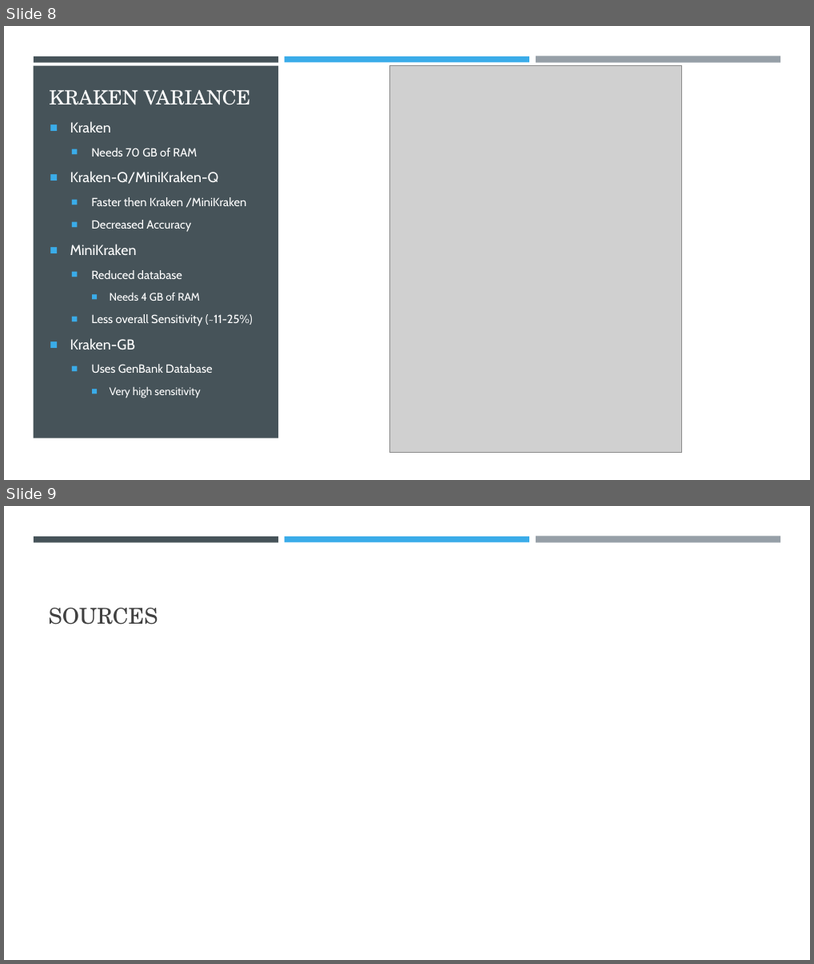
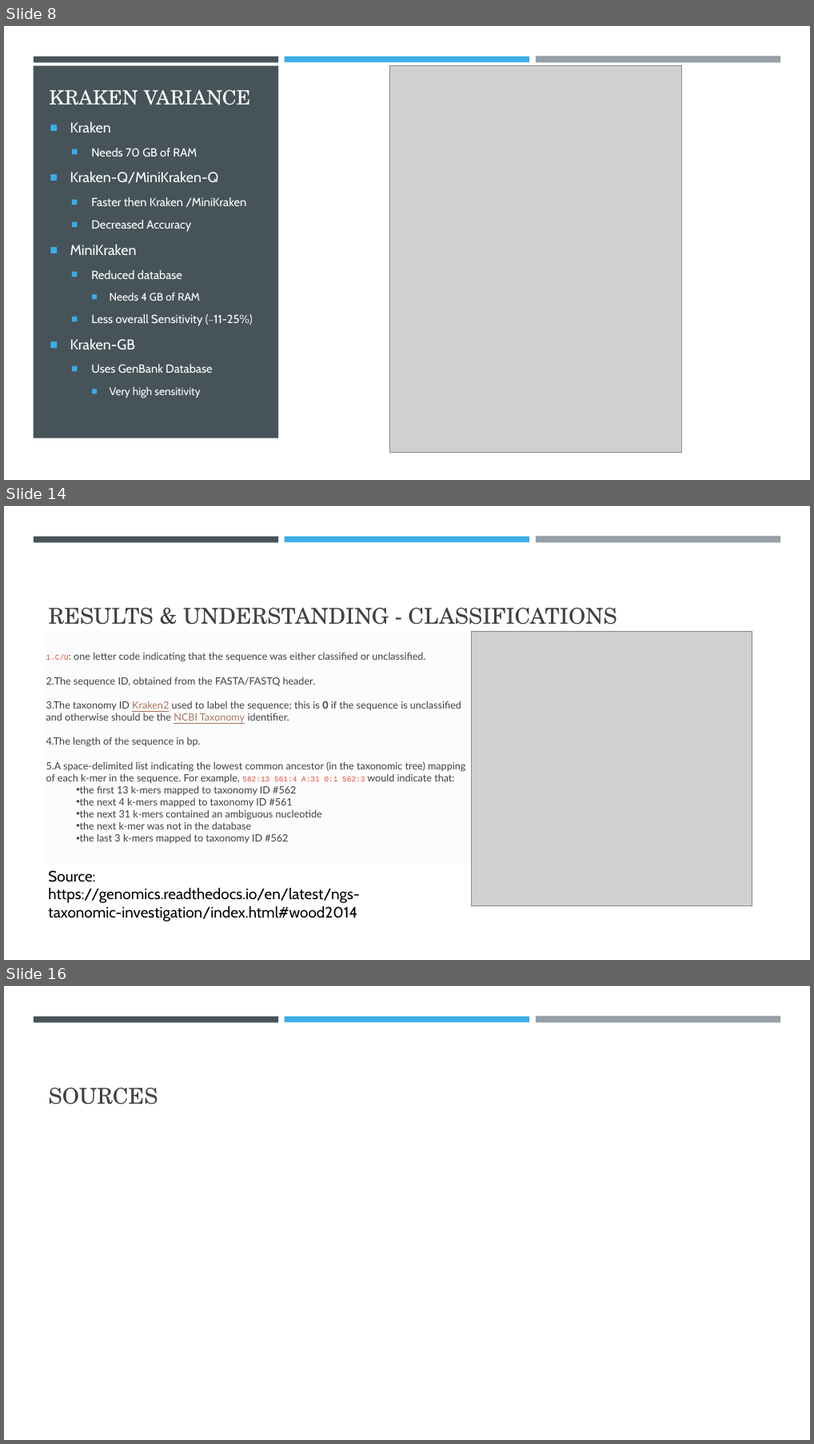
Before and after one commit to CodyScully/ECE450_tutorial_8_Kraken, a slide deck: Tutorial_8_Kraken.pptx. Shown one above the other, each under a label of ours: slides 8 and 9 before the commit, slides 8, 14 and 16 after it; the slides between them are not shown. The pictures are 814x964 and 814x1444 pixels, drawn with LibreOffice and Linux fonts; fonts in the diff are those of the drawing; grey boxes stand for pictures. Boxes give left, top, right and bottom in pixels: in the first picture for what was removed or moved away, otherwise in the second. Text is boxed around its words. In the diff, an @@ line names an element or a change of style, - is before the commit and + after.

```diff
--- a/Tutorial_8_Kraken.pptx
+++ b/Tutorial_8_Kraken.pptx
@@ slide 14 added at [4, 506, 810, 960], background #FFFFFF; not listed: 3 template elements that a slide beside it also shows @@
@@ title added at [49, 608, 617, 624], 26 pt, text #404040 @@
+RESULTS & UNDERSTANDING - CLASSIFICATIONS
@@ picture added at [472, 632, 753, 906] @@
@@ text added at [46, 652, 466, 843], 12 pt, text #404040 @@
+1. C/U: one letter code indicating that the sequence was either classified or unclassified.
+2. The sequence ID, obtained from the FASTA/FASTQ header.
+3.The taxonomy ID Kraken2 used to label the sequence; this is 0 if the sequence is unclassified and otherwise should be the NCBI Taxonomy identifier.
+4.The length of the sequence in bp.
+5. A space-delimited list indicating the lowest common ancestor (in the taxonomic tree) mapping of each k-mer in the sequence. For example, 562:13 561:4 A:31 0:1 562:3 would indicate that:
+  • the first 13 k-mers mapped to taxonomy ID #562
+  • the next 4 k-mers mapped to taxonomy ID #561
+  • the next 31 k-mers contained an ambiguous nucleotide
+  • the next k-mer was not in the database
+  • the last 3 k-mers mapped to taxonomy ID #562
@@ text added at [48, 870, 359, 921], 18 pt, text #000000 @@
+Source: https://genomics.readthedocs.io/en/latest/ngs-taxonomic-investigation/index.html#wood2014
@@ what was slide 9 is now slide 16 @@
```
Also in this commit, not shown: 6 other slides added.
